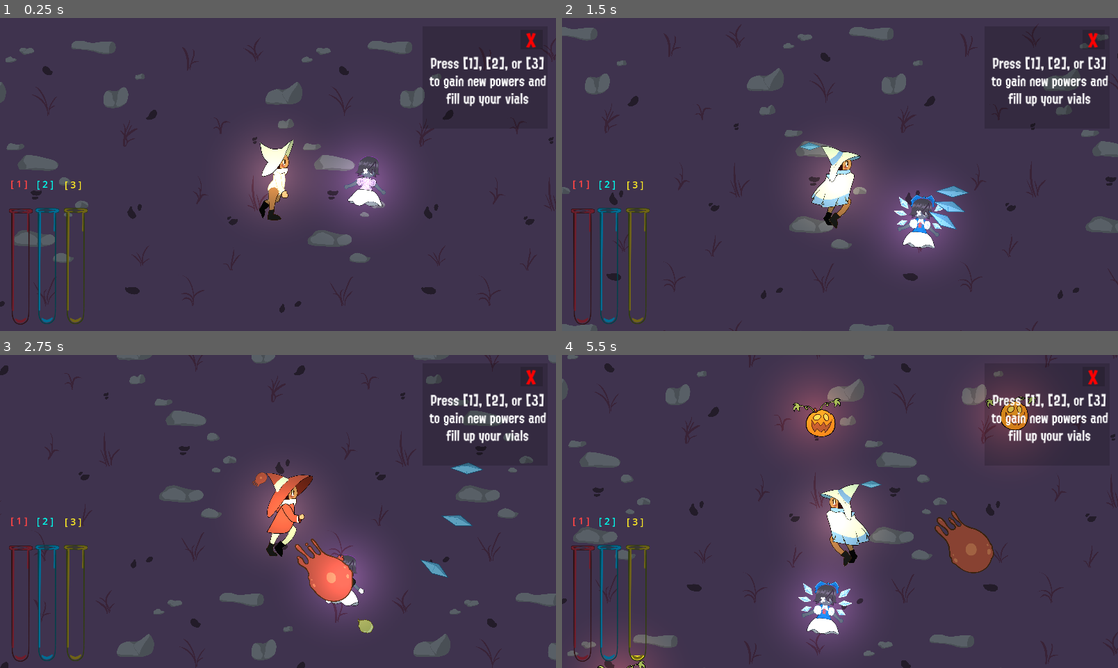
Above: before the commit, frames 1-4 (two rows, left to right).
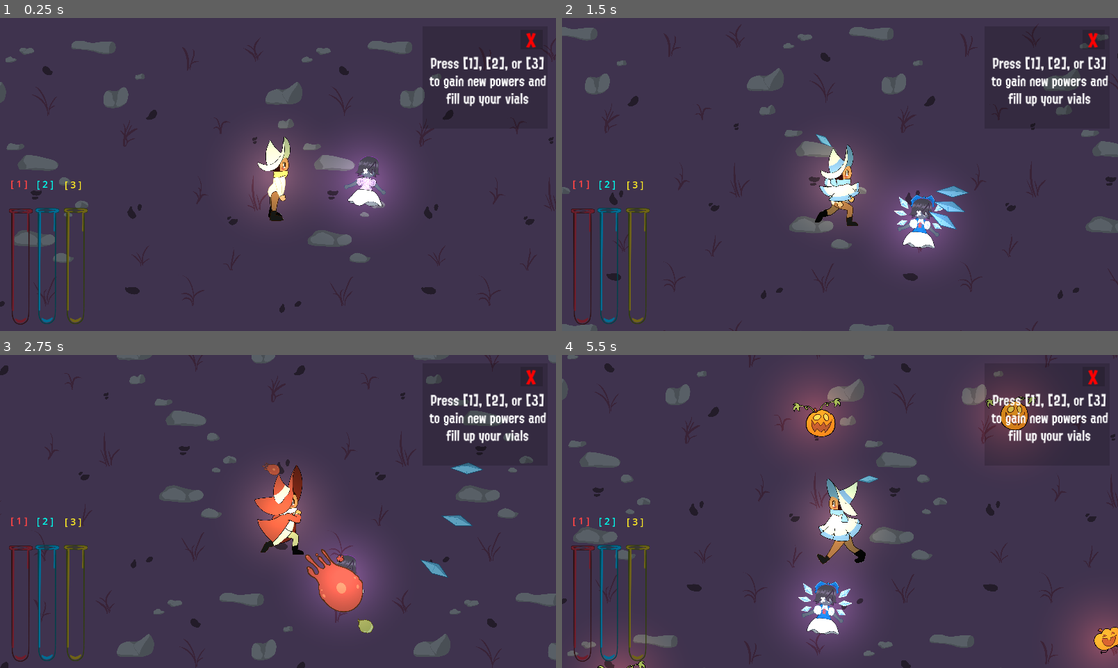
Above: after the commit, the same moments.

Repository: ACristoff/strangecompanion
Game: Godot game, scene res://game/manager.tscn
The game is run twice, just before and just after one commit, with the same random seed, the same clock (stepped at 60 frames per second) and the same inputs. This scene is started directly instead of the project's main scene.
Inputs:
- Up to frame 1 (0.25 s): no input
- Up to frame 2 (1.5 s): hold Right (ui_right) 0.53-1.28 s; tap 1 (select_1) at 0.6 s; tap 2 (select_2) at 0.8, 1.35 s; hold Down (ui_down) from 1.28 s (still down)
- Up to frame 3 (2.75 s): tap 3 (select_3) at 1.55, 2.1 s; release Down (ui_down) at 2.03 s; hold Right (ui_right) from 2.03 s (still down); tap 1 (select_1) at 2.3 s
- Up to frame 4 (5.5 s): release Right (ui_right) at 2.78 s; hold Up (ui_up) 2.78-3.53 s; tap 1 (select_1) at 2.85, 4.55, 5.1 s; tap 2 (select_2) at 3.05, 3.6, 5.3 s; hold Left (ui_left) 3.53-5.03 s; tap 3 (select_3) at 3.8, 4.35 s; hold Down (ui_down) from 5.03 s (still down)

The runs differ from the first frame. In frame 1, 0.6% of the frame differs, in the area x 46-53%, y 38-65%; in frame 2, 1.2%; in frame 3, 2.3%; in frame 4, 3.8%, in the area x 12-100%, y 38-100%.

Commit message:
idle works

Diff:
--- a/game/player/bullet.tscn
+++ b/game/player/bullet.tscn
@@ -73,11 +73,16 @@
 }
 
 [node name="DetectionField" type="Area2D" parent="."]
+visible = false
 
 [node name="CollisionShape2D" type="CollisionShape2D" parent="DetectionField"]
 position = Vector2(335, 0)
 rotation = 1.5708
 shape = SubResource("CapsuleShape2D_7lohw")
 
+[node name="AudioStreamPlayer2D" type="AudioStreamPlayer2D" parent="."]
+position = Vector2(335, 0)
+rotation = 1.5708
+
 [connection signal="area_entered" from="." to="." method="_on_area_entered"]
 [connection signal="area_entered" from="DetectionField" to="." method="_on_detection_field_area_entered"]
--- a/game/player/witch.gd
+++ b/game/player/witch.gd
@@ -21,6 +21,11 @@
 var big_shot_outfit = preload("res://Assets/Player/RedWitch.png")
 var homing_shot_outfit = preload("res://Assets/Player/YellowWitch.png")
 var default_shot_outfit = preload("res://Assets/Player/WhiteWitch.png")
+
+var big_shot_idle = preload("res://Assets/Player/RedIdle.png")
+var spread_shot_idle = preload("res://Assets/Player/BlueIdle.png")
+var homing_idle = preload("res://Assets/Player/YellowIdle.png")
+var default_idle = preload("res://Assets/Player/WhiteIdle.png")
 
 @export var SPEED = JuicyDetails.player_speed
 @export var health = 100
@@ -72,6 +77,7 @@
 	pass # Replace with function body.
 
 func change_mode(mode):
+	$Sprite2D.hframes = 8
 	if cooldown_timer.time_left > 0:
 		return
 	current_mode = mode
@@ -79,16 +85,28 @@
 	shoot_timer.wait_time = current_mode.TIMER
 	if current_mode == SHOOT_MODE.BIG:
 		lodey_outfit.texture = big_shot_lodey_outfit
-		sprite.texture = big_shot_outfit
+		if velocity.x == 0 and velocity.y == 0:
+			sprite.texture = big_shot_idle
+		else:
+			sprite.texture = big_shot_outfit
 	elif current_mode == SHOOT_MODE.SPREAD:
-		sprite.texture = spread_shot_outfit
+		if velocity.x == 0 and velocity.y == 0:
+			sprite.texture = spread_shot_idle
+		else:
+			sprite.texture = spread_shot_outfit
 		lodey_outfit.texture = spread_shot_lodey_outfit
 	elif current_mode == SHOOT_MODE.HOMING:
 		lodey_outfit.texture = homing_shot_lodey_outfit
-		sprite.texture = homing_shot_outfit
+		if velocity.x == 0 and velocity.y == 0:
+			sprite.texture = homing_idle
+		else:
+			sprite.texture = homing_shot_outfit
 	else:
 		lodey_outfit.visible = false
-		sprite.texture = default_shot_outfit
+		if velocity.x == 0 and velocity.y == 0:
+			sprite.texture = default_idle
+		else:
+			sprite.texture = default_shot_outfit
 	pass
 
 # Called every frame. 'delta' is the elapsed time since the previous frame.
@@ -126,6 +144,40 @@
 	velocity.y = verticalDirection * SPEED
 	#This normalizes velocity when moving diagonally
 	velocity = velocity.normalized() * min(velocity.length(), SPEED)
+	if velocity.x == 0 and velocity.y == 0:
+		$Sprite2D.hframes = 2
+		#$Sprite2D.vframes = 1
+		if $AnimationPlayer.current_animation != "standing":
+			if current_mode == SHOOT_MODE.BIG:
+				lodey_outfit.texture = big_shot_lodey_outfit
+				sprite.texture = big_shot_idle
+			elif current_mode == SHOOT_MODE.SPREAD:
+				sprite.texture = spread_shot_idle
+				lodey_outfit.texture = spread_shot_lodey_outfit
+			elif current_mode == SHOOT_MODE.HOMING:
+				lodey_outfit.texture = homing_shot_lodey_outfit
+				sprite.texture = homing_idle
+			else:
+				lodey_outfit.visible = false
+				sprite.texture = default_idle
+			$AnimationPlayer.play("standing")
+	else:
+		if current_mode == SHOOT_MODE.BIG:
+			lodey_outfit.texture = big_shot_lodey_outfit
+			sprite.texture = big_shot_outfit
+		elif current_mode == SHOOT_MODE.SPREAD:
+			sprite.texture = spread_shot_outfit
+			lodey_outfit.texture = spread_shot_lodey_outfit
+		elif current_mode == SHOOT_MODE.HOMING:
+			lodey_outfit.texture = homing_shot_lodey_outfit
+			sprite.texture = homing_shot_outfit
+		else:
+			lodey_outfit.visible = false
+			sprite.texture = default_shot_outfit
+		print("walking")
+		$Sprite2D.hframes = 8
+		print($Sprite2D.hframes)
+		$AnimationPlayer.play("walk")
 	move_and_slide()
 	pass
 
--- a/game/player/witch.tscn
+++ b/game/player/witch.tscn
@@ -76,6 +76,21 @@
 
 [sub_resource type="Animation" id="Animation_xusv0"]
 resource_name = "standing"
+length = 0.2
+loop_mode = 1
+step = 0.1
+tracks/0/type = "value"
+tracks/0/imported = false
+tracks/0/enabled = true
+tracks/0/path = NodePath("Sprite2D:frame")
+tracks/0/interp = 1
+tracks/0/loop_wrap = true
+tracks/0/keys = {
+"times": PackedFloat32Array(0, 0.1),
+"transitions": PackedFloat32Array(1, 1),
+"update": 1,
+"values": [0, 1]
+}
 
 [sub_resource type="Animation" id="Animation_sw54y"]
 resource_name = "walk"
Binary file added: Assets/Player/BlueIdle.png
Not shown, added: Assets/Player/BlueIdle.png.import
Binary file added: Assets/Player/RedIdle.png
Not shown, added: Assets/Player/RedIdle.png.import
Binary file added: Assets/Player/WhiteIdle.png
Not shown, added: Assets/Player/WhiteIdle.png.import
Binary file added: Assets/Player/YellowIdle.png
Not shown, added: Assets/Player/YellowIdle.png.import
